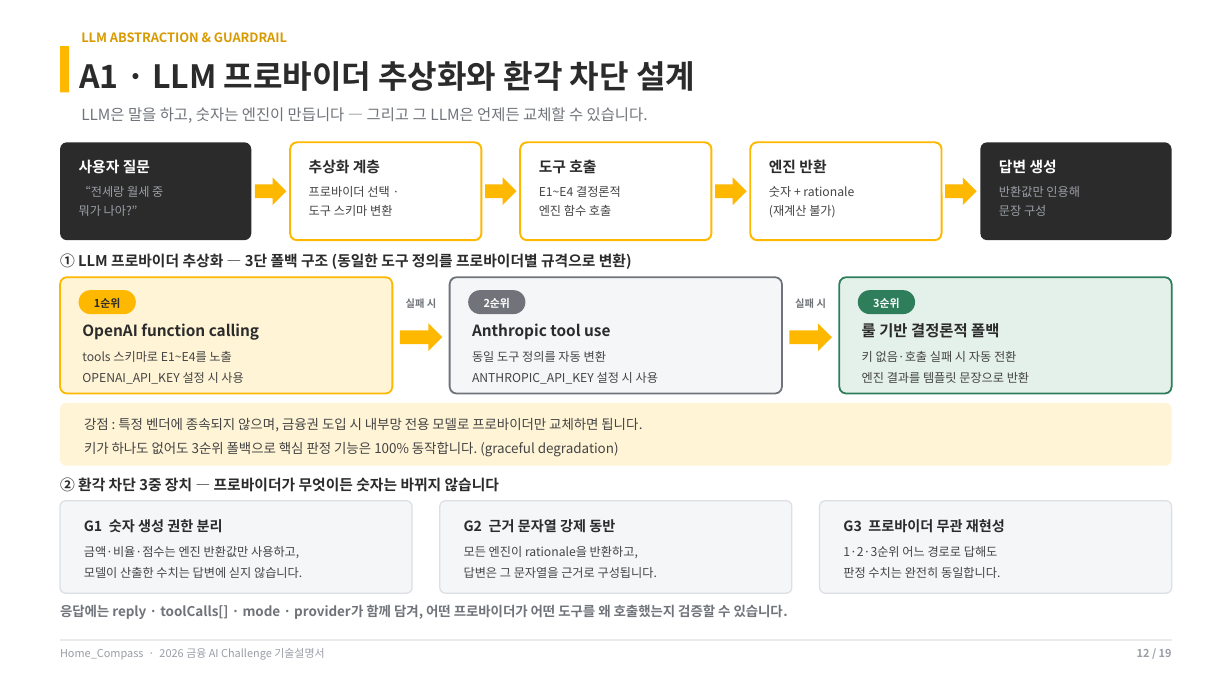
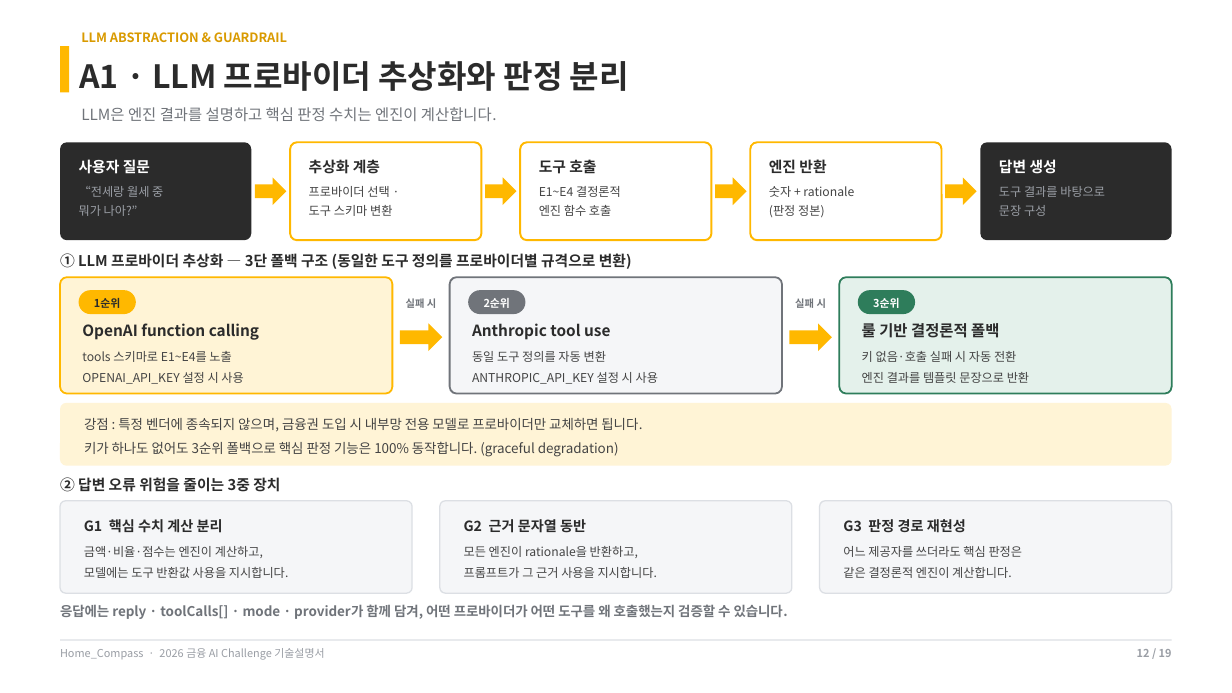
Before and after one commit to dnhynk/Home_Compass, a slide deck: slide 12 of docs/competition/기술설명서_Home_Compass.pptx. Drawn at 1232x693 pixels with LibreOffice and Linux fonts; fonts in the diff are those of the drawing. Boxes give left, top, right and bottom in pixels: in the first picture for what was removed or moved away, otherwise in the second. Text is boxed around its words. In the diff, an @@ line names an element or a change of style, - is before the commit and + after.

Commit message:
docs: 기술설명서 표지를 간결하게 정리 (#36)

```diff
--- a/docs/competition/기술설명서_Home_Compass.pptx
+++ b/docs/competition/기술설명서_Home_Compass.pptx
@@ text at <box>79,61,629,91</box>: text changed @@
-A1 · LLM 프로바이더 추상화와 환각 차단 설계
+A1 · LLM 프로바이더 추상화와 판정 분리
@@ text at <box>81,107,497,121</box>: text changed @@
-LLM은 말을 하고, 숫자는 엔진이 만듭니다 — 그리고 그 LLM은 언제든 교체할 수 있습니다.
+LLM은 엔진 결과를 설명하고 핵심 판정 수치는 엔진이 계산합니다.
@@ text in rounded rectangle at <box>769,205,825,217</box>: text changed @@
-(재계산 불가)
+(판정 정본)
@@ text in rounded rectangle at <box>999,186,1105,197</box>: text changed @@
-반환값만 인용해
+도구 결과를 바탕으로
@@ text at <box>60,477,280,492</box>: text changed @@
-② 환각 차단 3중 장치 — 프로바이더가 무엇이든 숫자는 바뀌지 않습니다
+② 답변 오류 위험을 줄이는 3중 장치
@@ text in rounded rectangle at <box>84,519,288,578</box>: text changed @@
-G1 숫자 생성 권한 분리
-금액·비율·점수는 엔진 반환값만 사용하고,
-모델이 산출한 수치는 답변에 싣지 않습니다.
+G1 핵심 수치 계산 분리
+금액·비율·점수는 엔진이 계산하고,
+모델에는 도구 반환값 사용을 지시합니다.
@@ text in rounded rectangle at <box>464,519,586,533</box>: text changed @@
-G2 근거 문자열 강제 동반
+G2 근거 문자열 동반
@@ text in rounded rectangle at <box>843,519,1023,578</box>: text changed @@
-G3 프로바이더 무관 재현성
-1·2·3순위 어느 경로로 답해도
-판정 수치는 완전히 동일합니다.
+G3 판정 경로 재현성
+어느 제공자를 쓰더라도 핵심 판정은
+같은 결정론적 엔진이 계산합니다.
@@ text in rounded rectangle at <box>464,567,657,578</box>: text changed @@
-답변은 그 문자열을 근거로 구성됩니다.
+프롬프트가 그 근거 사용을 지시합니다.
```
Also in this commit, not shown: 4 other slides changed, 1 other file.
